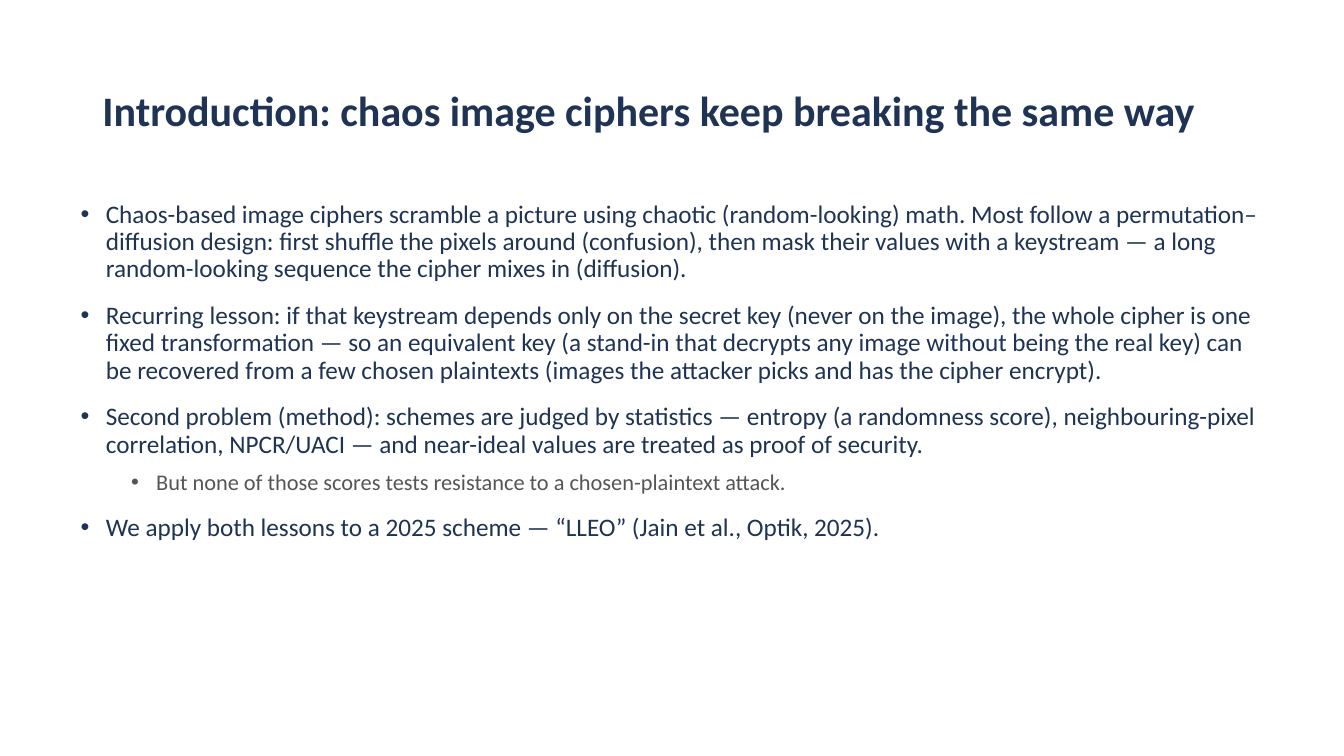
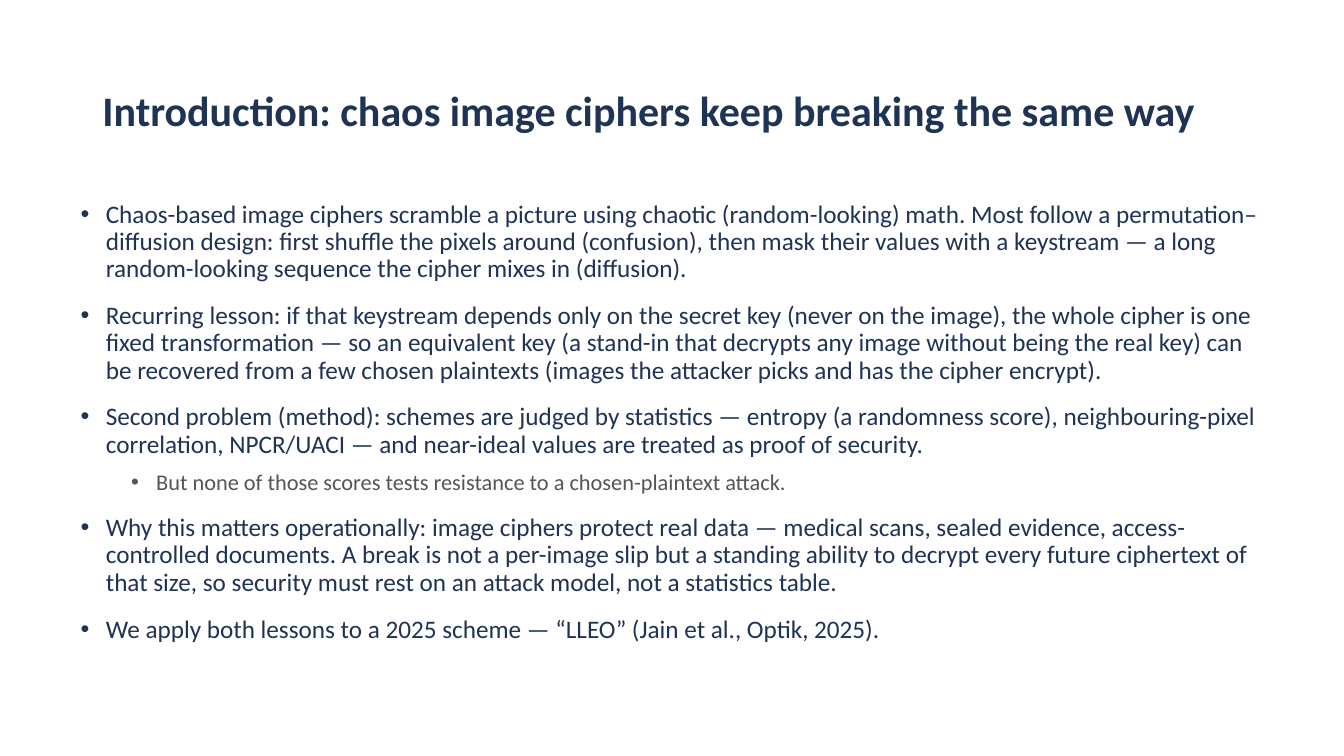
Before and after one commit to aiparallel0/chaoscrypt, a slide deck: slide 2 of papers/paper1-chaos-cpa/presentation.pptx. Drawn at 1344x756 pixels with LibreOffice and Linux fonts; fonts in the diff are those of the drawing; background and template pictures are left out. Boxes give left, top, right and bottom in pixels: in the first picture for what was removed or moved away, otherwise in the second. Text is boxed around its words. In the diff, an @@ line names an element or a change of style, - is before the commit and + after.

```diff
--- a/papers/paper1-chaos-cpa/presentation.pptx
+++ b/papers/paper1-chaos-cpa/presentation.pptx
@@ text at (106, 518, 1247, 595): paragraph added @@
+• Why this matters operationally: image ciphers protect real data — medical scans, sealed evidence, access-controlled documents. A break is not a per-image slip but a standing ability to decrypt every future ciphertext of that size, so security must rest on an attack model, not a statistics table.
```
Also in this commit, not shown: 2 other files.
